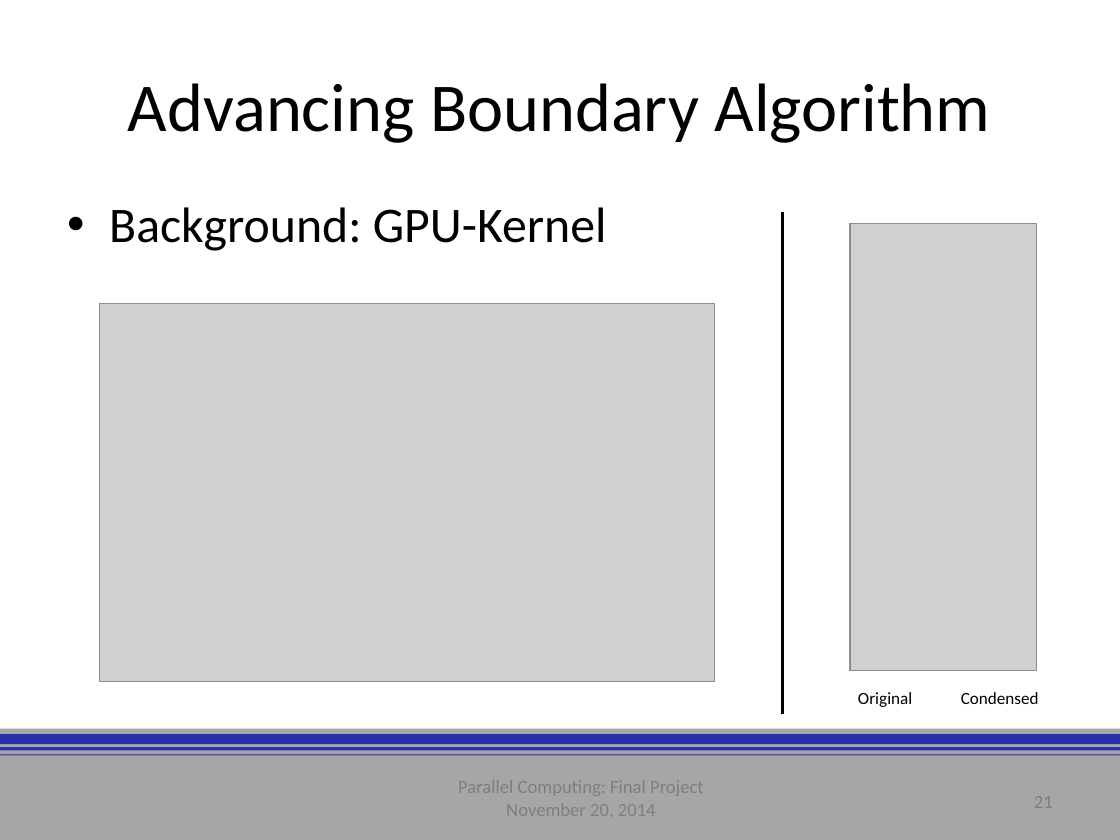
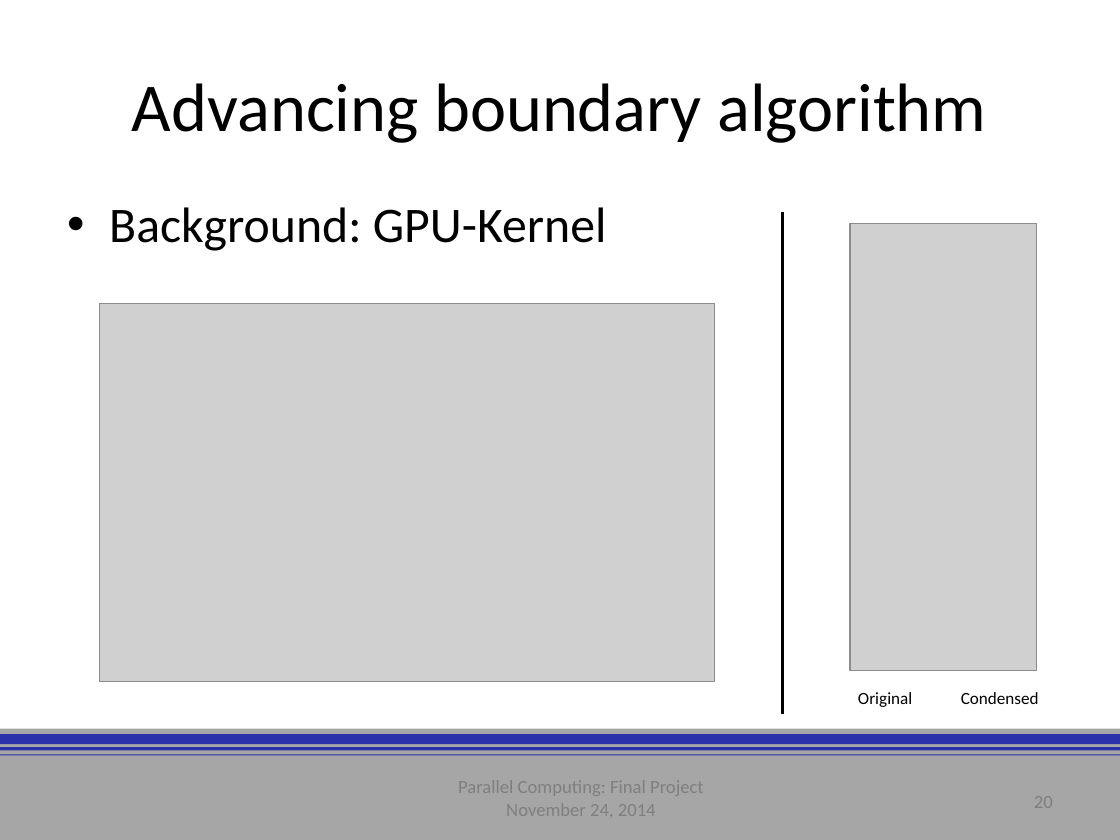
Before and after one commit to Basian/PC-WallDistanceProject, a slide deck: slide 20 of deliverables/presentation/assembled.pptx (slide 21 before the commit). Drawn at 1120x840 pixels with LibreOffice and Linux fonts; fonts in the diff are those of the drawing; grey boxes stand for pictures; background and template pictures are left out. Boxes give left, top, right and bottom in pixels: in the first picture for what was removed or moved away, otherwise in the second. Text is boxed around its words. In the diff, an @@ line names an element or a change of style, - is before the commit and + after.

```diff
--- a/deliverables/presentation/assembled.pptx
+++ b/deliverables/presentation/assembled.pptx
@@ title at (132,83,986,143): text changed @@
-Advancing Boundary Algorithm
+Advancing boundary algorithm
@@ text at (506,798,656,821): text changed @@
-November 20, 2014
+November 24, 2014
@@ page number at (1034,791,1053,814): text changed @@
-21
+20
```
Also in this commit, not shown: 25 other slides changed, 1 slide added, 1 slide removed, 30 other files.
